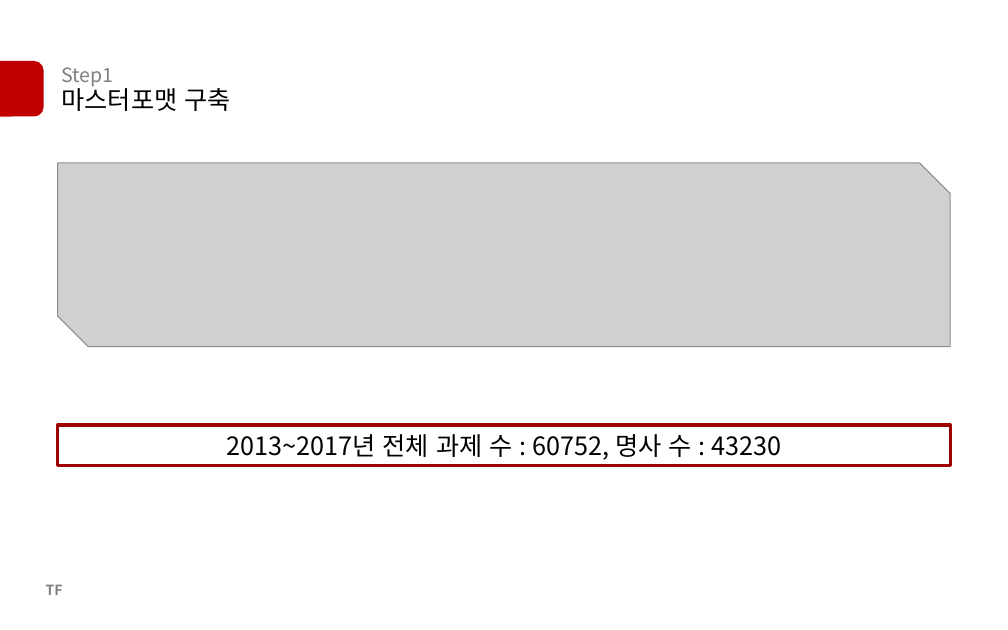
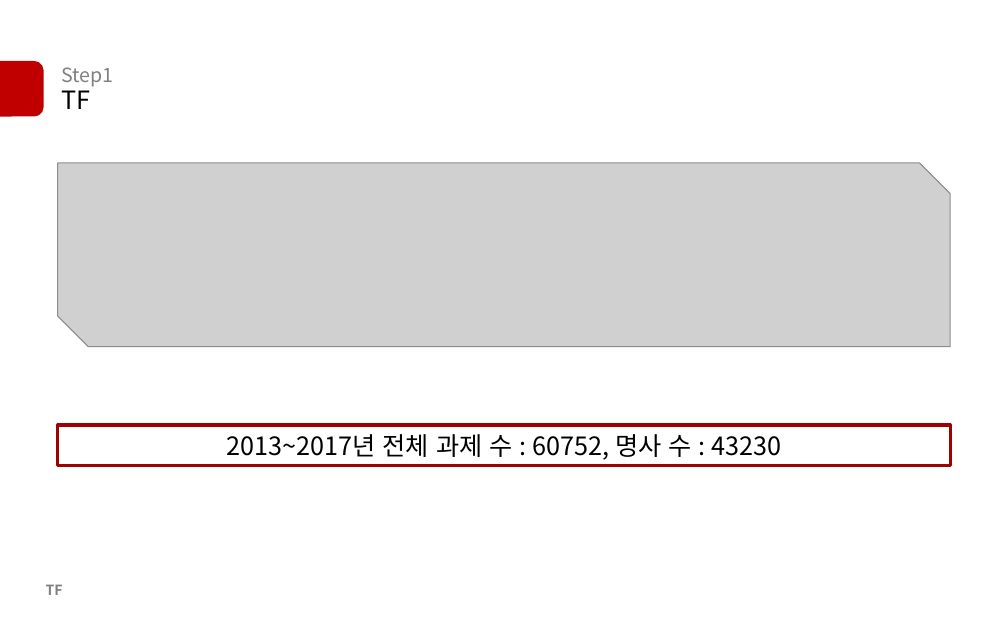
Before and after one commit to yeonsikC/KISTI-NLP_mapping, a slide deck: slide 4 of 1-2마스터포멧_SVM.pptx. Drawn at 1008x630 pixels with LibreOffice and Linux fonts; fonts in the diff are those of the drawing; grey boxes stand for pictures. Boxes give left, top, right and bottom in pixels: in the first picture for what was removed or moved away, otherwise in the second. Text is boxed around its words. In the diff, an @@ line names an element or a change of style, - is before the commit and + after.

```diff
--- a/1-2마스터포멧_SVM.pptx
+++ b/1-2마스터포멧_SVM.pptx
@@ text at (61, 90, 90, 109): text changed @@
-마스터포맷 구축
+TF
```
Also in this commit, not shown: 6 other slides changed.
